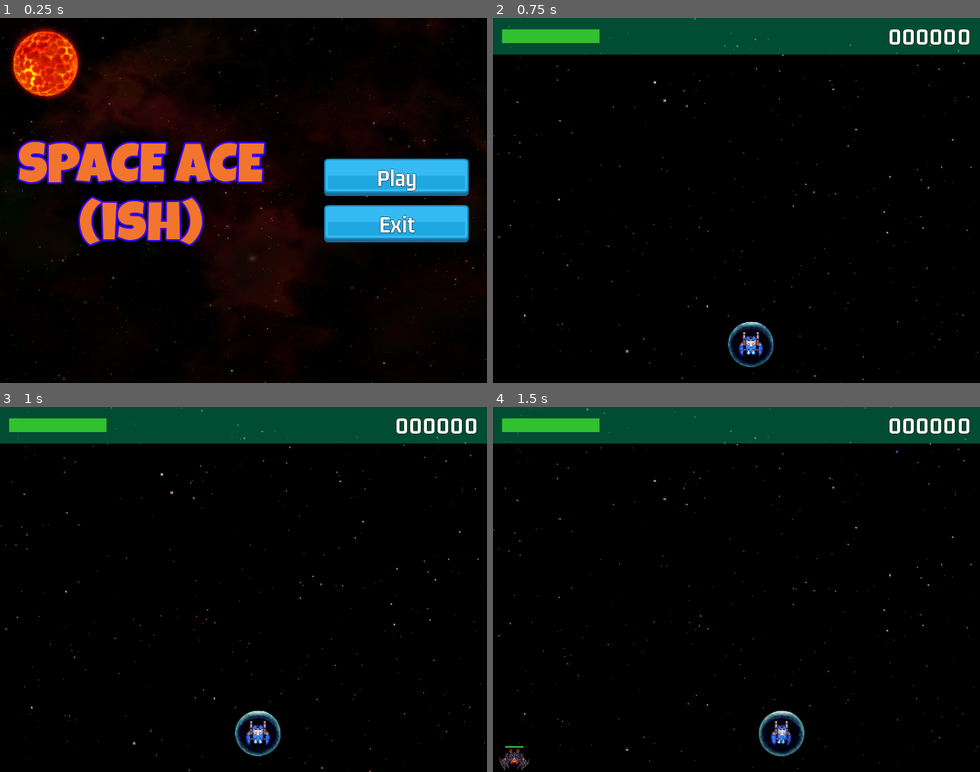
Above: before the commit, frames 1-4 (two rows, left to right).
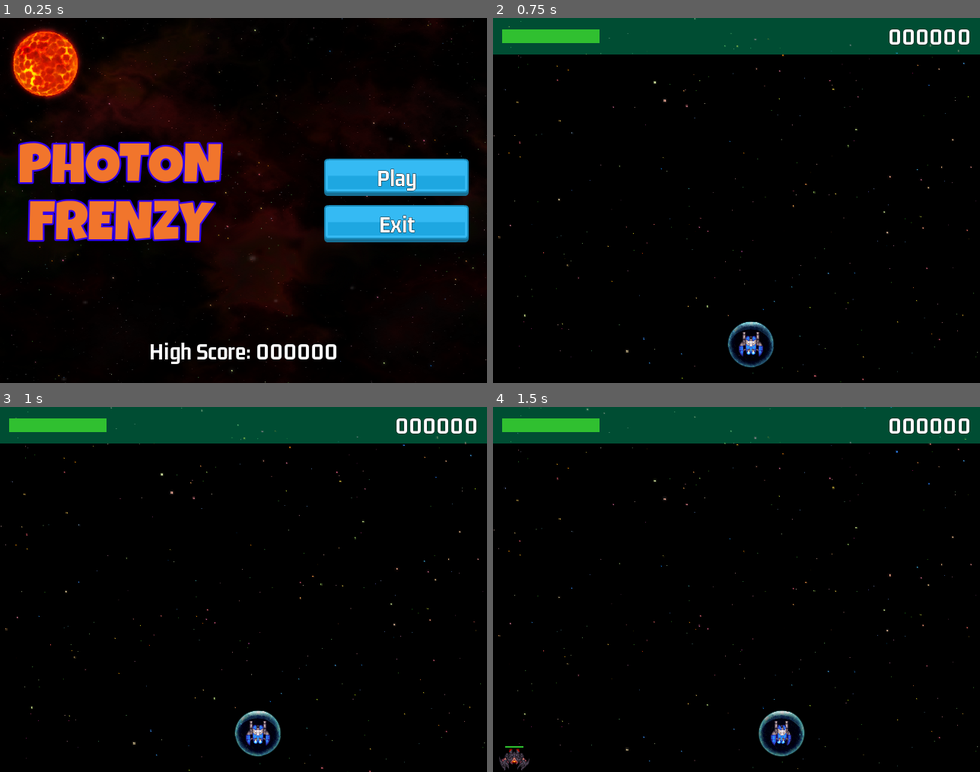
Above: after the commit, the same moments.

Repository: jaerrib/learning-godot
Game: Godot game, scene res://scenes/main/main.tscn
Same seed, same stepped clock (60 frames per second), same inputs: the game is played once before the commit and once after it.
Inputs:
- Up to frame 1 (0.25 s): no input
- Up to frame 2 (0.75 s): click "Play" at 0.5 s
- Up to frame 3 (1 s): no input
- Up to frame 4 (1.5 s): hold D (right) from 1.28 s (still down); tap M (maker) at 1.35 s

The runs differ from the first frame. In frame 1, 7.4% of the frame differs, in the area x 3-70%, y 33-95%; in frame 2, nothing differs; in frame 3, nothing differs; in frame 4, nothing differs.

Commit message:
Display high score on main screen

Diff:
--- a/space-ace/scenes/main/main.gd
+++ b/space-ace/scenes/main/main.gd
@@ -1,9 +1,13 @@
 extends Control
+
+
+@onready var high_score_label: Label = $MarginContainer/HighScoreLabel
 
 
 # Called when the node enters the scene tree for the first time.
 func _ready() -> void:
-	pass # Replace with function body.
+	var high_score: int = ScoreManager.get_high_score()
+	high_score_label.text = "High Score: %06d" % high_score
 
 
 # Called every frame. 'delta' is the elapsed time since the previous frame.
--- a/space-ace/scenes/main/main.tscn
+++ b/space-ace/scenes/main/main.tscn
@@ -7,6 +7,7 @@
 [ext_resource type="LabelSettings" uid="uid://cb2u5o7m8jgyn" path="res://assets/LG_Title.tres" id="4_wyqmh"]
 [ext_resource type="PackedScene" uid="uid://btt8mx0fmlxgi" path="res://scenes/sun/sun.tscn" id="5_w662t"]
 [ext_resource type="PackedScene" uid="uid://cky0pe7eoq2ha" path="res://scenes/ui_button/ui_button.tscn" id="6_6sbm8"]
+[ext_resource type="LabelSettings" uid="uid://bslymv1e3rjua" path="res://assets/GN_32_white.tres" id="7_s2lh5"]
 [ext_resource type="AudioStream" uid="uid://bd4y72gkgty8s" path="res://assets/sounds/loops/TitleScreen.mp3" id="8_kwvvb"]
 
 [node name="Main" type="Control"]
@@ -53,13 +54,15 @@
 grow_horizontal = 2
 grow_vertical = 2
 theme_override_constants/margin_left = 24
+theme_override_constants/margin_top = 24
 theme_override_constants/margin_right = 24
+theme_override_constants/margin_bottom = 24
 
 [node name="Label" type="Label" parent="MarginContainer"]
 layout_mode = 2
 size_flags_horizontal = 0
-text = "SPACE ACE
-(ish)"
+text = "PHOTON
+FRENZY"
 label_settings = ExtResource("4_wyqmh")
 horizontal_alignment = 1
 vertical_alignment = 1
@@ -78,6 +81,14 @@
 layout_mode = 2
 text = "Exit"
 
+[node name="HighScoreLabel" type="Label" parent="MarginContainer"]
+layout_mode = 2
+size_flags_vertical = 8
+text = "High Score: 00000"
+label_settings = ExtResource("7_s2lh5")
+horizontal_alignment = 1
+vertical_alignment = 1
+
 [node name="Sun" parent="." instance=ExtResource("5_w662t")]
 position = Vector2(60, 60)
 scale = Vector2(0.35, 0.35)
Not shown: 1 places in space-ace/scenes/main/main.tscn that only renumber resources
